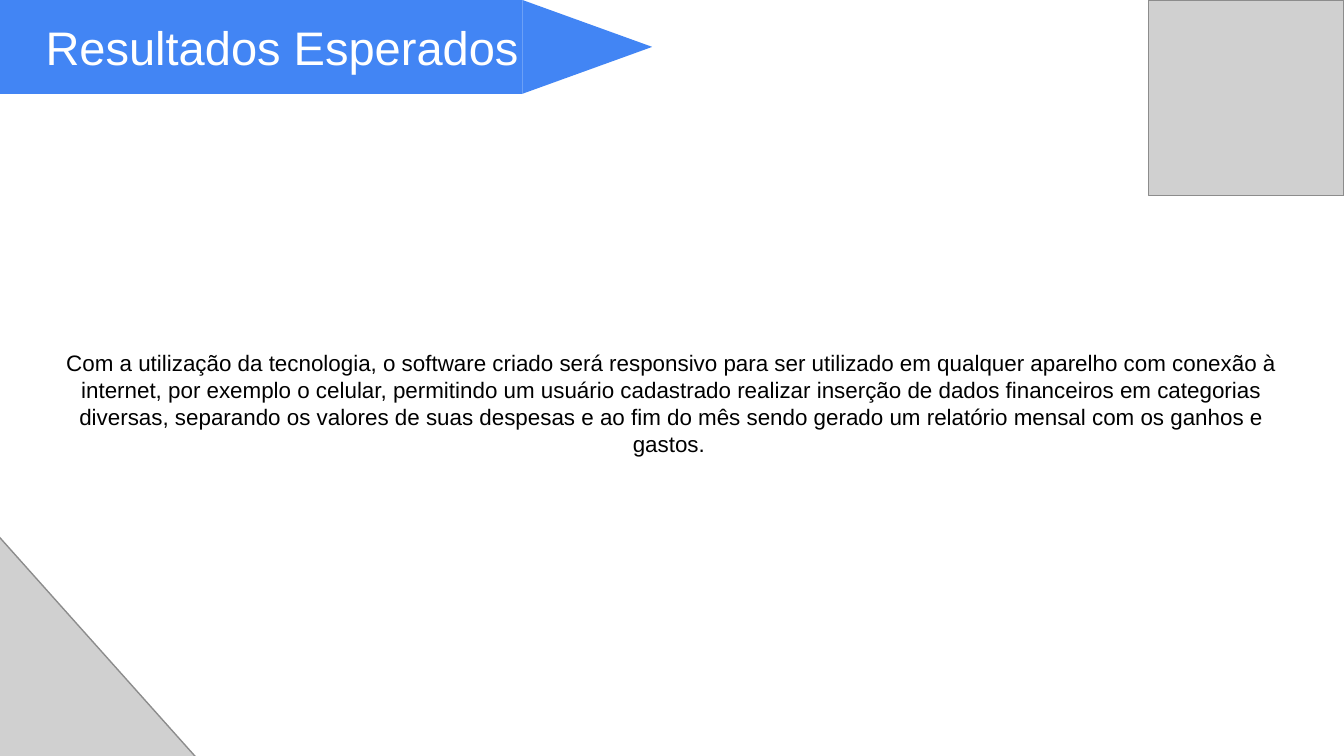
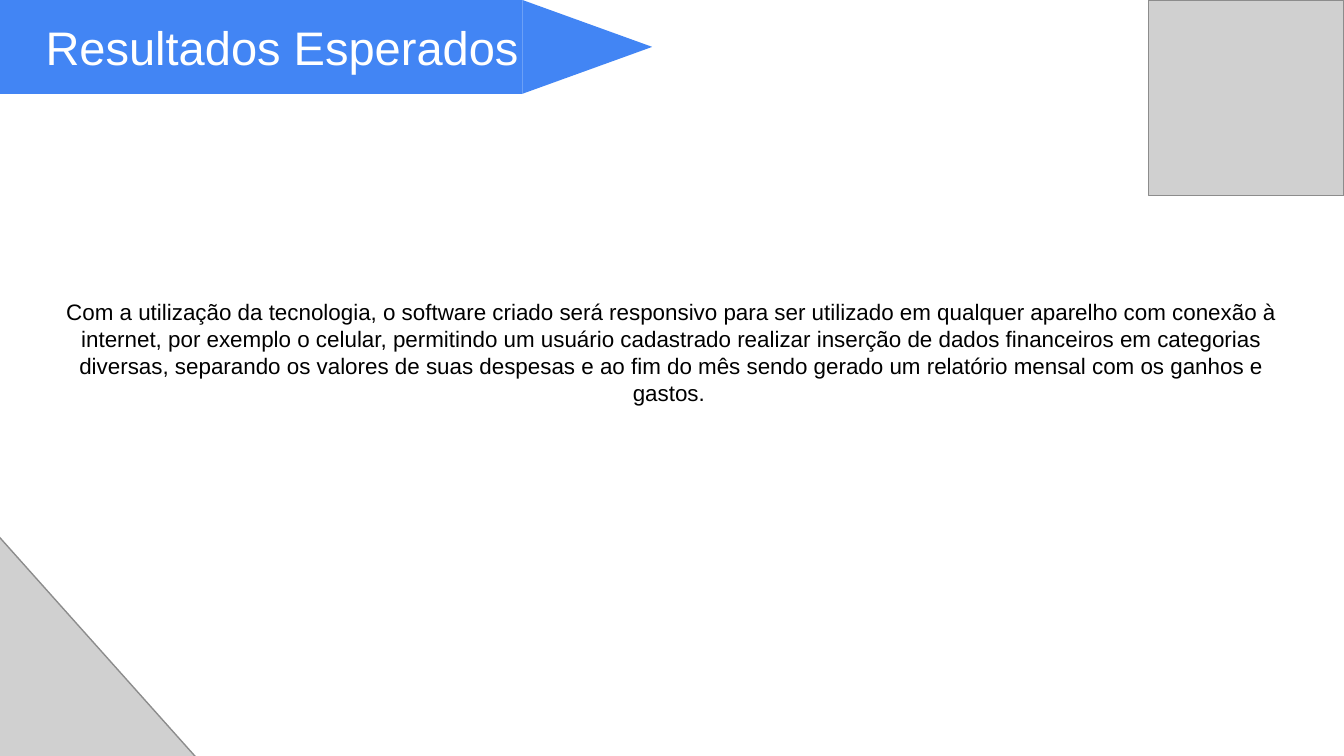
Before and after one commit to lucas41/TCC_2023, a slide deck: slide 8 of Documentos/Desenvolvimento de plataforma web para gestão de finanças.pptx. Drawn at 1344x756 pixels with LibreOffice and Linux fonts; fonts in the diff are those of the drawing; grey boxes stand for pictures. Boxes give left, top, right and bottom in pixels: in the first picture for what was removed or moved away, otherwise in the second. Text is boxed around its words. In the diff, an @@ line names an element or a change of style, - is before the commit and + after.

```diff
--- a/Documentos/Desenvolvimento de plataforma web para gestão de finanças.pptx
+++ b/Documentos/Desenvolvimento de plataforma web para gestão de finanças.pptx
@@ text "Com a utilização da tecnologia, ...": place and size @@
-text "Com a utilização da tecnologia, ..." at <box>66,354,1275,457</box>
+text "Com a utilização da tecnologia, ..." at <box>66,303,1275,406</box>
```
Also in this commit, not shown: 3 other slides changed, 16 other files.
